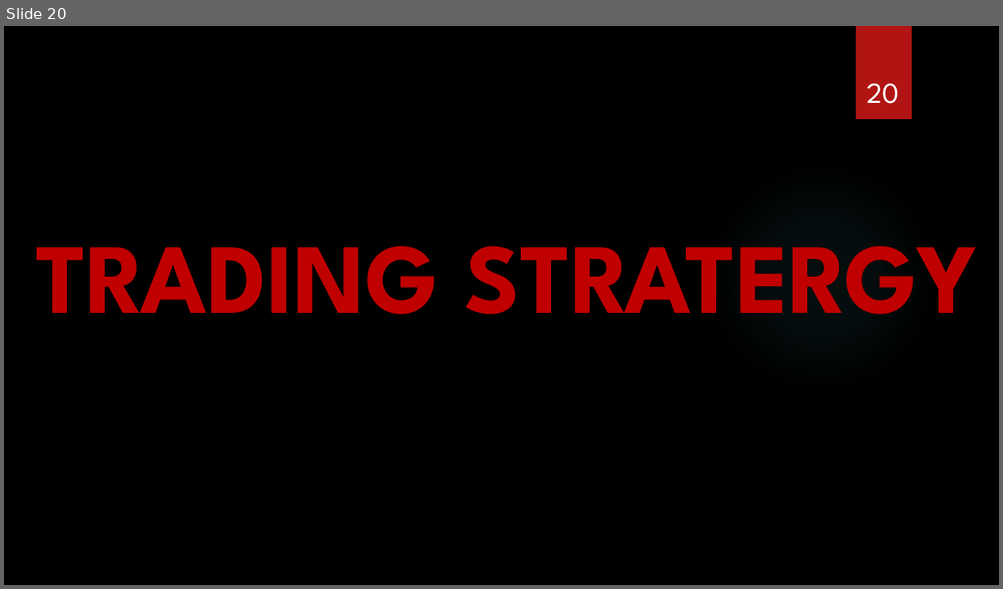
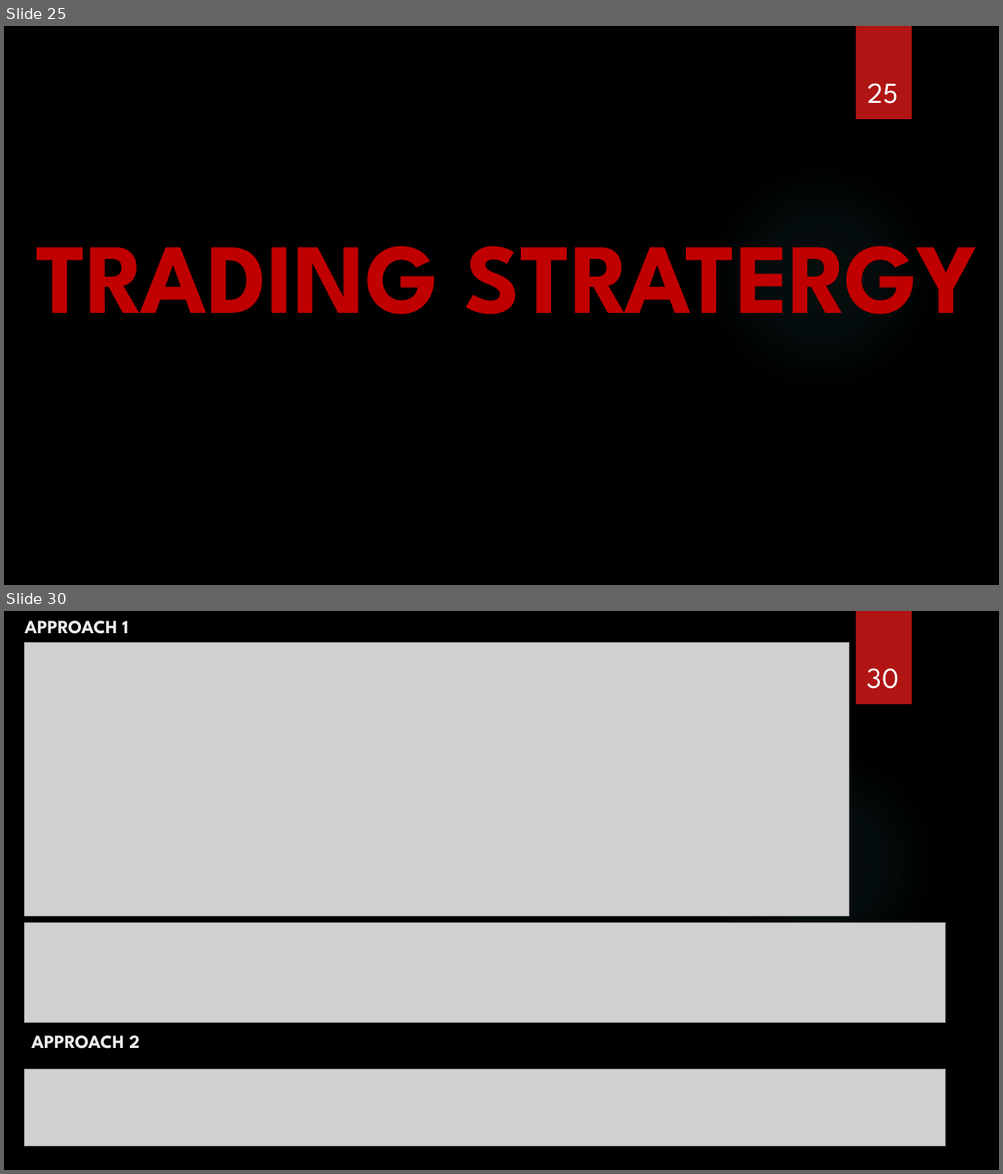
Before and after one commit to satwik2663/Machine-Learning-AMD-Stock-data-analysis-and-Trading-Strategies, a slide deck: Presentation_Final.pptx. Shown one above the other, each under a label of ours: slide 20 before the commit, slides 25 and 30 after it; the slides between them are not shown. The pictures are 1003x589 and 1003x1174 pixels, drawn with LibreOffice and Linux fonts; fonts in the diff are those of the drawing; grey boxes stand for pictures; background and template pictures are left out. Boxes give left, top, right and bottom in pixels: in the first picture for what was removed or moved away, otherwise in the second. Text is boxed around its words. In the diff, an @@ line names an element or a change of style, - is before the commit and + after.

```diff
--- a/Presentation_Final.pptx
+++ b/Presentation_Final.pptx
@@ slide 30 added at <box>4,611,999,1170</box>, background picture (left out); not listed: 2 template elements that a slide beside it also shows @@
@@ text added at <box>25,621,128,634</box>, 18 pt, text #EBEBEB, bold @@
+APPROACH 1
@@ picture added at <box>24,642,848,916</box> @@
@@ page number added at <box>867,668,899,689</box>, 28 pt, text #FFFFFF @@
+30
@@ picture added at <box>24,923,945,1024</box> @@
@@ text added at <box>31,1036,139,1049</box>, 18 pt, text #EBEBEB, bold @@
+APPROACH 2
@@ picture added at <box>24,1070,945,1147</box> @@
@@ what was slide 20 is now slide 25 @@
@@ page number at <box>867,83,898,104</box>: text changed @@
-20
+25
```
Also in this commit, not shown: 7 slides changed, 15 other slides added, 3 slides removed.
